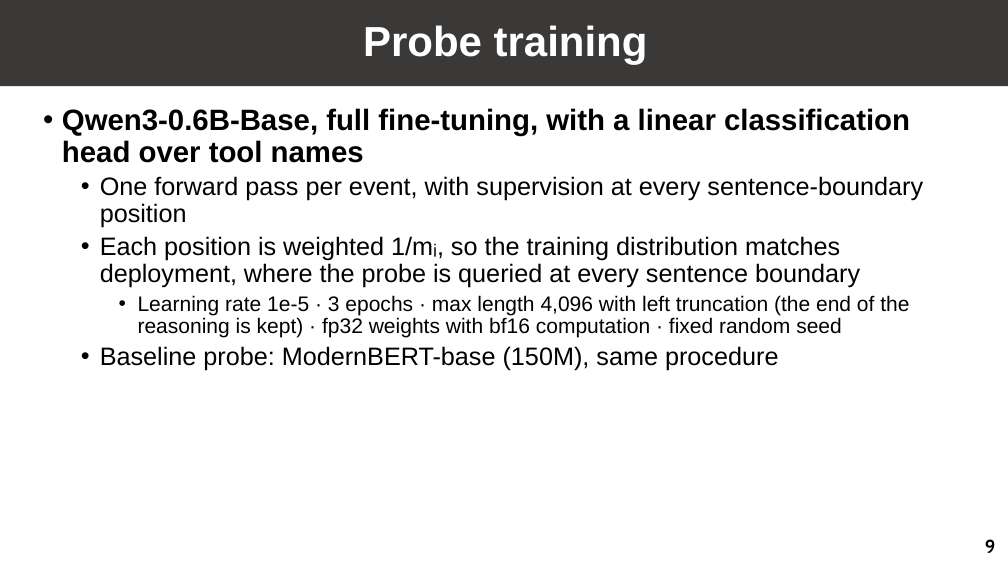
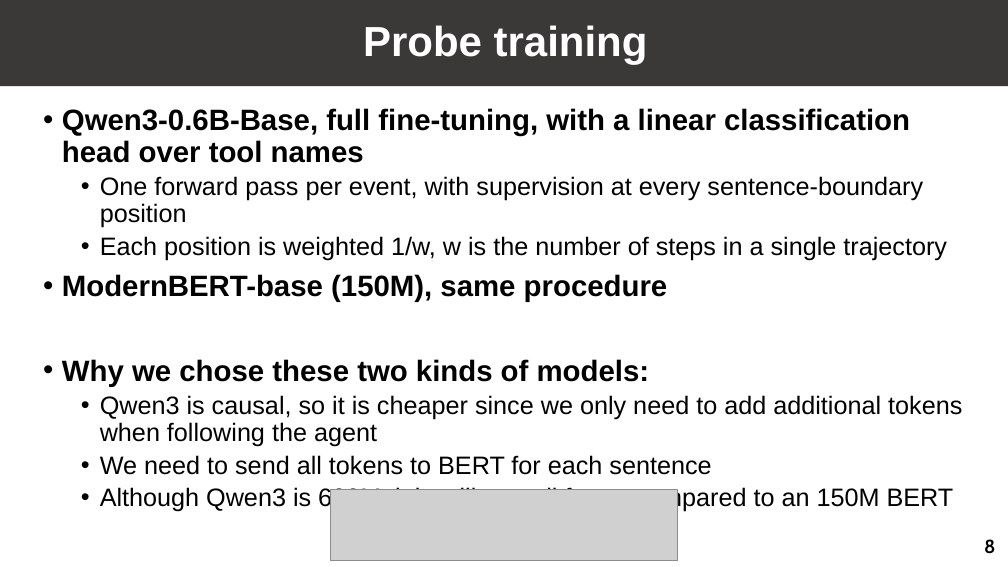
Before and after one commit to GuoYibo233/probe-agent, a slide deck: slide 9 of talks/20260809/slides.pptx (slide 10 before the commit). Drawn at 1008x567 pixels with LibreOffice and Linux fonts; fonts in the diff are those of the drawing; grey boxes stand for pictures. Boxes give left, top, right and bottom in pixels: in the first picture for what was removed or moved away, otherwise in the second. Text is boxed around its words. In the diff, an @@ line names an element or a change of style, - is before the commit and + after.

```diff
--- a/talks/20260809/slides.pptx
+++ b/talks/20260809/slides.pptx
@@ text at (62,236,962,512): text changed @@
-  • Each position is weighted 1/mᵢ, so the training distribution matches deployment, where the probe is queried at every sentence boundary
-    • Learning rate 1e-5 · 3 epochs · max length 4,096 with left truncation (the end of the reasoning is kept) · fp32 weights with bf16 computation · fixed random seed
-  • Baseline probe: ModernBERT-base (150M), same procedure
+  • Each position is weighted 1/w, w is the number of steps in a single trajectory
+• ModernBERT-base (150M), same procedure
+• Why we chose these two kinds of models:
+  • Qwen3 is causal, so it is cheaper since we only need to add additional tokens when following the agent
+  • We need to send all tokens to BERT for each sentence
+  • Although Qwen3 is 600M, it is still overall faster compared to an 150M BERT
@@ picture added at (330,490,678,561) @@
@@ page number at (984,539,995,554): text changed @@
-9
+8
```
Also in this commit, not shown: 10 other slides changed, 1 slide removed, 11 other files.
